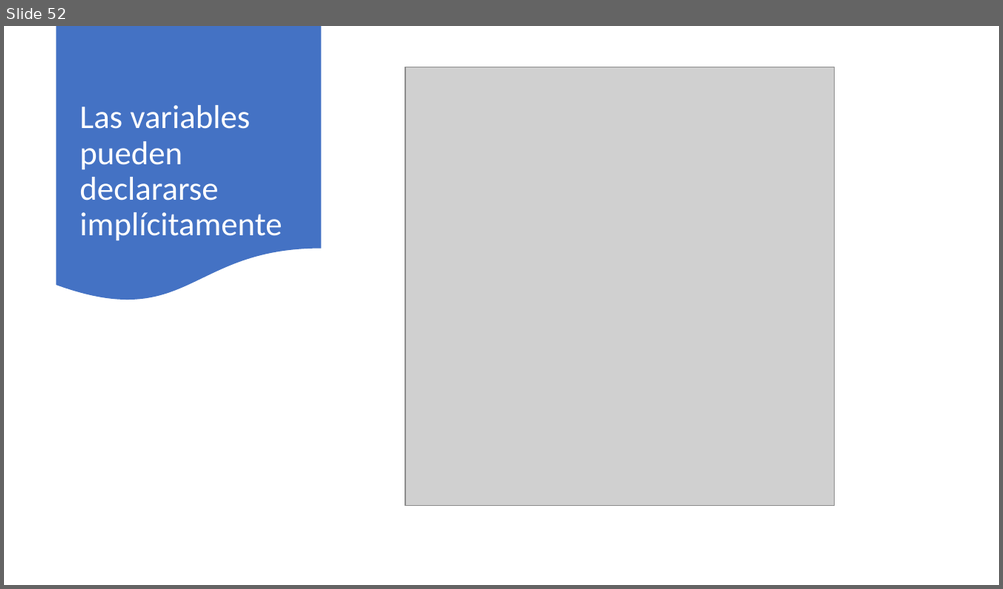
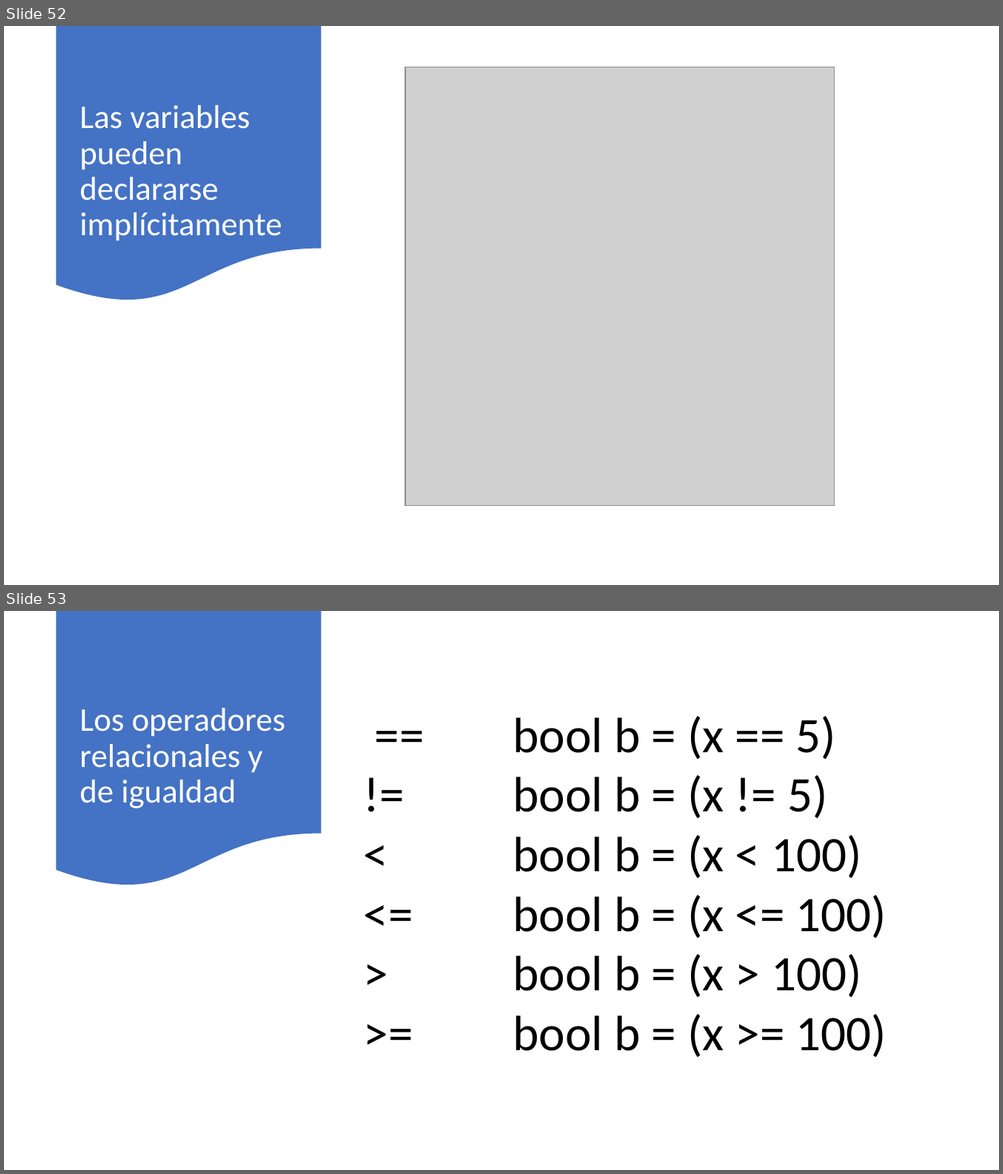
Before and after one commit to AlbertOsinaga/Curso201, a slide deck: Curso201.pptx. Shown one above the other, each under a label of ours: slide 52 before the commit, slides 52 and 53 after it. The pictures are 1003x589 and 1003x1174 pixels, drawn with LibreOffice and Linux fonts; fonts in the diff are those of the drawing; grey boxes stand for pictures. Boxes give left, top, right and bottom in pixels: in the first picture for what was removed or moved away, otherwise in the second. Text is boxed around its words. In the diff, an @@ line names an element or a change of style, - is before the commit and + after.

```diff
--- a/Curso201.pptx
+++ b/Curso201.pptx
@@ slide 53 added at (4, 611, 999, 1170), background #FFFFFF @@
@@ flow chart document added at (57, 611, 321, 889), fill #4472C4 @@
@@ title added at (79, 708, 286, 809), 32 pt, text #FFFFFF @@
+Los operadores relacionales y de igualdad
@@ text added at (512, 716, 886, 1057), 48 pt, text #000000 @@
+== bool b = (x == 5)
+!= bool b = (x != 5)
+< bool b = (x < 100)
+<= bool b = (x <= 100)
+> bool b = (x > 100)
+>= bool b = (x >= 100)
```
Also in this commit, not shown: 11 other slides added, 10 other files.
